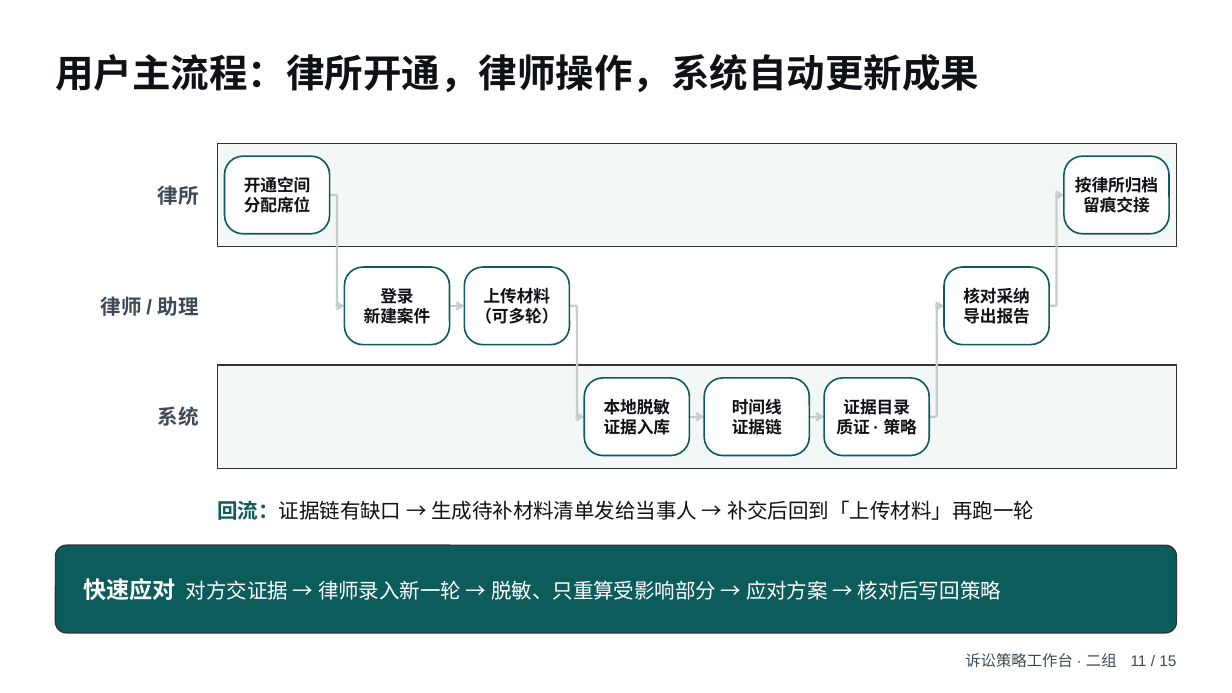
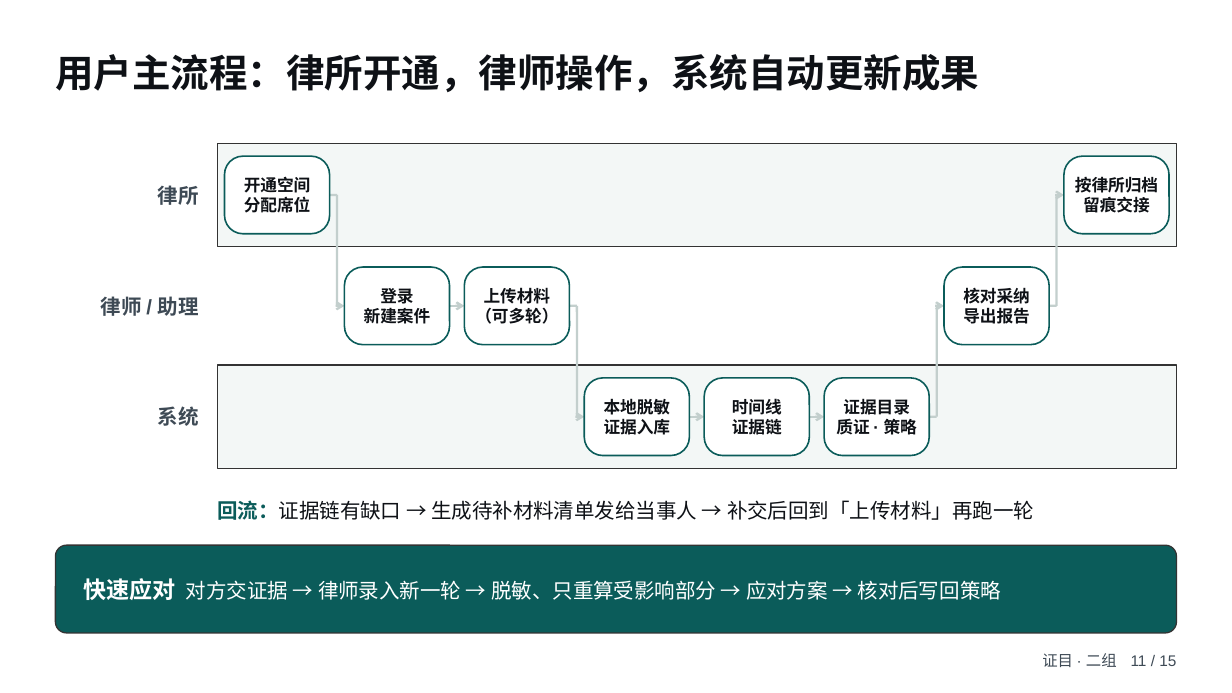
Before and after one commit to huohuo808/litigation-workbench, a slide deck: slide 11 of 06-汇报PPT（含讲稿）.pptx. Drawn at 1232x693 pixels with LibreOffice and Linux fonts; fonts in the diff are those of the drawing. Boxes give left, top, right and bottom in pixels: in the first picture for what was removed or moved away, otherwise in the second. Text is boxed around its words. In the diff, an @@ line names an element or a change of style, - is before the commit and + after.

```diff
--- a/06-汇报PPT（含讲稿）.pptx
+++ b/06-汇报PPT（含讲稿）.pptx
@@ text at [1042,653,1176,667]: text changed @@
-诉讼策略工作台 · 二组 11 / 15
+证目 · 二组 11 / 15
```
Also in this commit, not shown: 14 other slides changed, 8 other files.
